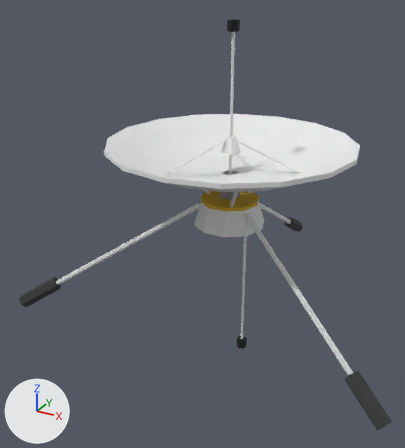
An edit to the glTF model Assets/Model/Probe_Voyager_v1.glb, drawn before and after from the same camera.
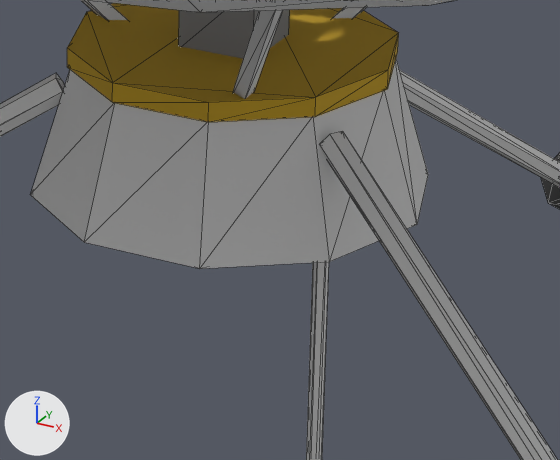
Each version appears first whole from a 50 mm camera at (1.9, -3.92, 1.69) aimed at (-0.31, 0.09, -0.32), and next in a close-up on the part from 47% to 71% of the width and 42% to 61% of the height. Every picture has the same lights, and +X, +Y and +Z are marked at lower left. The last two pictures show the newer version. The close-ups show mesh edges as thin lines. Where no turn or scale is listed for an object, it has been applied to the vertices.

The first close-up shows 'Probe_Boom_1', 'Probe_Boom_2', 'Probe_Boom_3', 'Probe_Bus', 'Probe_Deck', 'Probe_Dish', 'Probe_DishLeg_3', 'Probe_EquipmentBay', 'Probe_MagBoom_Bot' and 3 more.
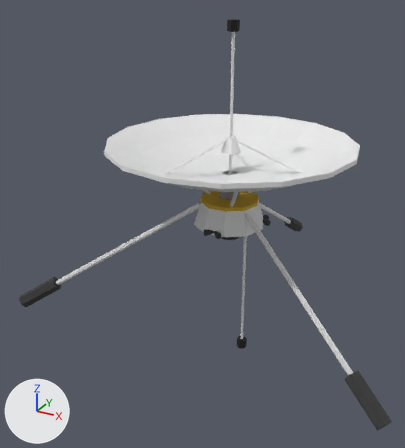
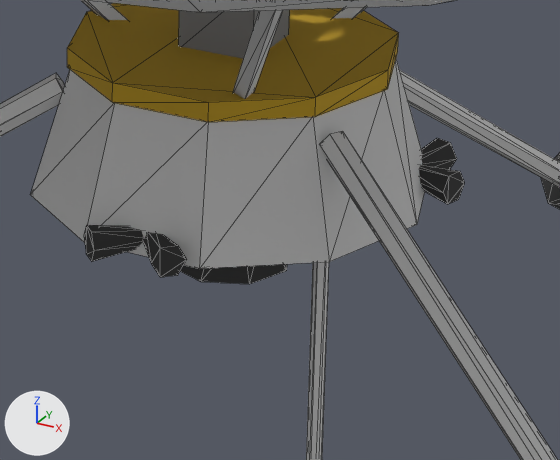
Pixel boxes (x1, y1, x2, y2) of what changed, in the close-ups (560 x 460 px):
'Probe_RCS_3b', added: after (84, 225, 144, 261)
'Probe_Thruster', added: after (181, 264, 287, 284)
'Probe_RCS_3a', added: after (143, 232, 187, 277)
'Probe_RCS_1b', added: after (419, 165, 465, 204)
'Probe_RCS_1a', added: after (421, 138, 457, 169)

Patch to the scene script:
```diff
--- a/Assets/Model/Probe_Voyager_v1.glb.py
+++ b/Assets/Model/Probe_Voyager_v1.glb.py
@@ me_probe_thruster @@
+me_probe_thruster.from_pydata(...)  # 24 vertices, 44 faces; spans x -0.1..0.1, y -0.1..0.1, z -0.325..-0.2
+me_probe_thruster.materials.append(mat_probe_dark)  # dark grey #3a3a3a
@@ me_probe_rcs_3b @@
+me_probe_rcs_3b.from_pydata(...)  # 12 vertices, 20 faces; spans x -0.082..0.0092, y -0.342..-0.2508, z -0.2075..-0.1625
+me_probe_rcs_3b.materials.append(mat_probe_dark)  # dark grey #3a3a3a
@@ me_probe_rcs_3a @@
+me_probe_rcs_3a.from_pydata(...)  # 12 vertices, 20 faces; spans x -0.0092..0.082, y -0.342..-0.2508, z -0.2075..-0.1625
+me_probe_rcs_3a.materials.append(mat_probe_dark)  # dark grey #3a3a3a
@@ me_probe_rcs_1b @@
+me_probe_rcs_1b.from_pydata(...)  # 12 vertices, 20 faces; spans x 0.2218..0.3188, y 0.0816..0.1426, z -0.2075..-0.1625
+me_probe_rcs_1b.materials.append(mat_probe_dark)  # dark grey #3a3a3a
@@ me_probe_rcs_1a @@
+me_probe_rcs_1a.from_pydata(...)  # 12 vertices, 20 faces; spans x 0.2126..0.2736, y 0.1266..0.2237, z -0.2075..-0.1625
+me_probe_rcs_1a.materials.append(mat_probe_dark)  # dark grey #3a3a3a
@@ ob_probe_thruster @@
+ob_probe_thruster = bpy.data.objects.new('Probe_Thruster', me_probe_thruster)
+ob_probe_thruster.location = (0.0, 0.0, 0.0)
@@ ob_probe_rcs_3b @@
+ob_probe_rcs_3b = bpy.data.objects.new('Probe_RCS_3b', me_probe_rcs_3b)
+ob_probe_rcs_3b.location = (0.0, 0.0, 0.0)
@@ ob_probe_rcs_3a @@
+ob_probe_rcs_3a = bpy.data.objects.new('Probe_RCS_3a', me_probe_rcs_3a)
+ob_probe_rcs_3a.location = (0.0, 0.0, 0.0)
@@ ob_probe_rcs_1b @@
+ob_probe_rcs_1b = bpy.data.objects.new('Probe_RCS_1b', me_probe_rcs_1b)
+ob_probe_rcs_1b.location = (0.0, 0.0, 0.0)
@@ ob_probe_rcs_1a @@
+ob_probe_rcs_1a = bpy.data.objects.new('Probe_RCS_1a', me_probe_rcs_1a)
+ob_probe_rcs_1a.location = (0.0, 0.0, 0.0)
```
